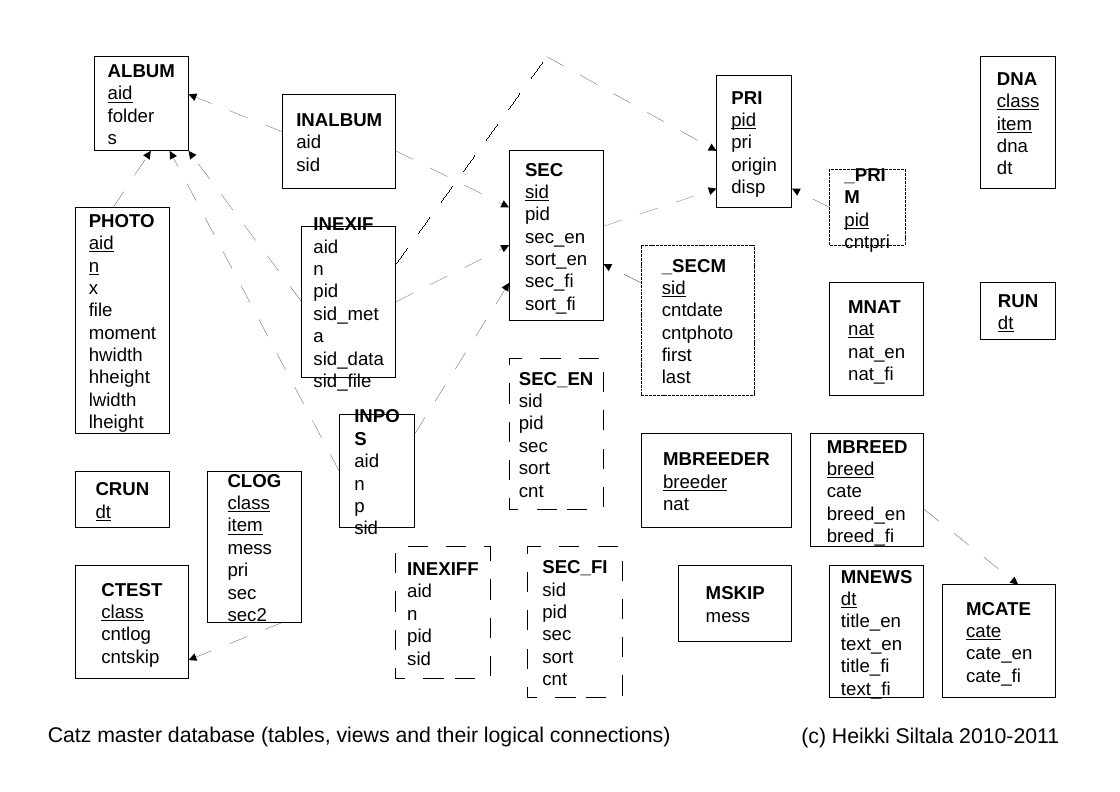
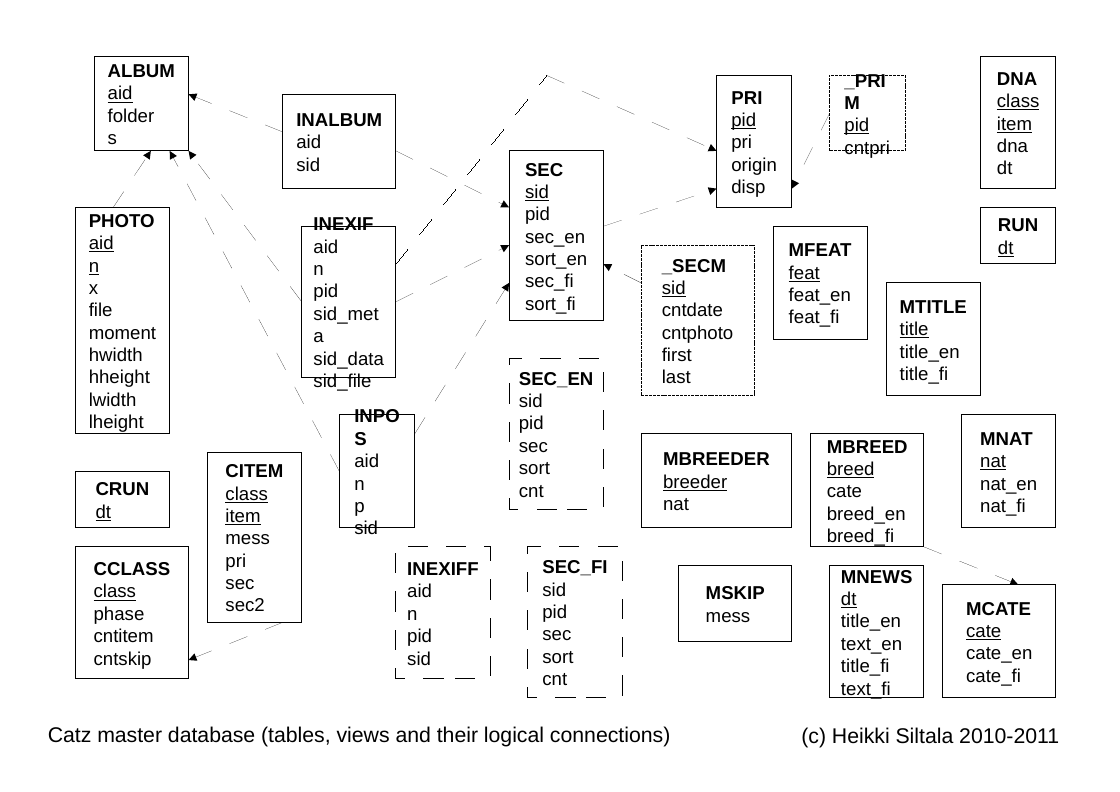
Before and after one commit to XDF/catz, a slide deck: slide 1 of doc/catz_master_database.odp. Drawn at 1120x792 pixels with LibreOffice and Linux fonts; fonts in the diff are those of the drawing. Boxes give left, top, right and bottom in pixels: in the first picture for what was removed or moved away, otherwise in the second. Text is boxed around its words. In the diff, an @@ line names an element or a change of style, - is before the commit and + after.

Commit message:
Edited check tables and added some missing tables.

```diff
--- a/doc/catz_master_database.odp
+++ b/doc/catz_master_database.odp
@@ line moved from (396, 264) - (547, 57) to (396, 264) - (547, 76) @@
@@ arrow moved from (547, 57) - (717, 150) to (547, 76) - (717, 150) @@
@@ rectangle "_PRIM": place and size @@
-rectangle "_PRIM" at (830, 170, 905, 245)
+rectangle "_PRIM" at (830, 76, 905, 151)
@@ arrow moved from (830, 208) - (792, 189) to (830, 113) - (792, 189) @@
@@ rectangle "RUN": place and size @@
-rectangle "RUN" at (981, 283, 1057, 339)
+rectangle "RUN" at (981, 208, 1057, 264)
@@ rectangle added at (773, 226, 867, 339), fill #FFFFFF, outline #000000 0 pt, 14 pt, text #000000 @@
+MFEAT
+feat
+feat_en
+feat_fi
@@ rectangle "MTITLE": place and size @@
-rectangle "MTITLE" at (830, 283, 924, 396)
+rectangle "MTITLE" at (886, 283, 980, 396)
@@ text in rectangle at (900, 300, 967, 384): text changed @@
-MNAT
-nat
-nat_en
-nat_fi
+MTITLE
+title
+title_en
+title_fi
@@ rectangle added at (962, 415, 1056, 528), fill #FFFFFF, outline #000000 0 pt, 14 pt, text #000000 @@
+MNAT
+nat
+nat_en
+nat_fi
@@ rectangle "CITEM": place and size @@
-rectangle "CITEM" at (208, 471, 302, 622)
+rectangle "CITEM" at (208, 452, 302, 622)
@@ text in rectangle at (225, 464, 283, 478): text changed @@
-CLOG
+CITEM
@@ rectangle "CCLASS": place and size @@
-rectangle "CCLASS" at (76, 566, 189, 679)
+rectangle "CCLASS" at (76, 547, 189, 679)
@@ text in rectangle at (94, 562, 171, 576): text changed @@
-CTEST
+CCLASS
@@ arrow moved from (925, 509) - (1018, 584) to (925, 547) - (1018, 584) @@
@@ text in rectangle at (94, 606, 154, 643): text changed @@
-cntlog
+phase
+cntitem
```
